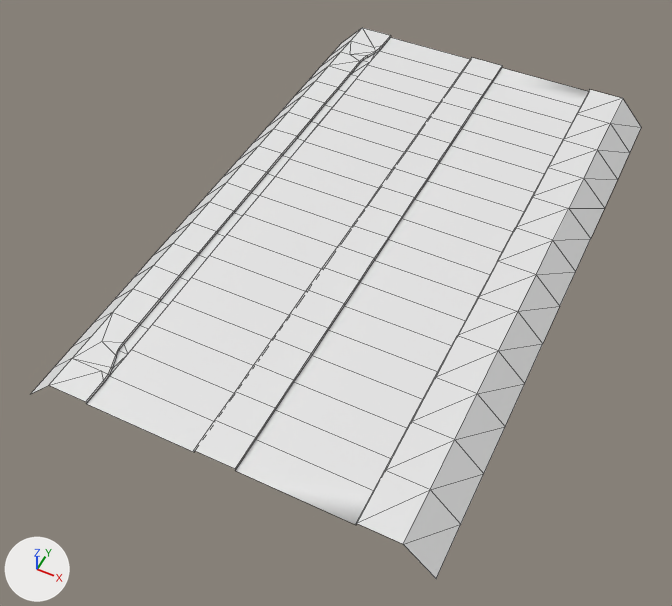
Two versions of the OBJ model Transit.Addon.RoadExtensions/Roads/Common/Meshes/32m/3mSW4mMdn/Bus.obj, one commit apart.
One viewpoint serves both versions: a camera (50 mm lens) standing at (27.6, -64.8, 65.9) and looking at (-1.4, -6.8, -6.5). The lights are fixed; the arrows at lower left show +X, +Y and +Z. Mesh edges are drawn as thin lines. Where no turn or scale is listed for an object, it has been applied to the vertices.

Names of what the first picture shows: 'Bus'.
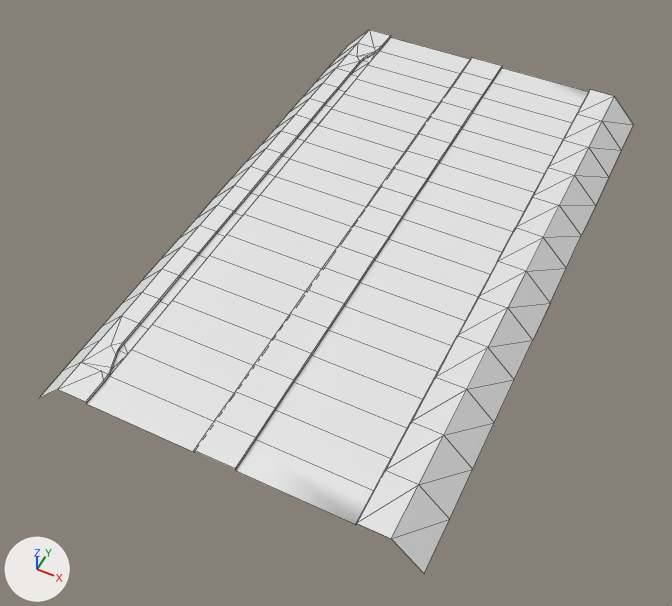
Pixel boxes [x1, y1, x2, y2] of what changed, in the pictures (672 x 606 px; the box of a moved part takes in the faces that stretch with it):
'Bus', reshaped: before [31, 28, 641, 578]; after [40, 30, 633, 573]
part 1 of me_bus, moved or reshaped: before [31, 28, 390, 402]; after [40, 30, 390, 402]
part 2 of me_bus, moved or reshaped: before [357, 90, 641, 578]; after [357, 90, 633, 573]

Edits to the bpy script that builds the scene:
```text
Change me_bus:
    where me_bus.from_pydata(...)  # 285 vertices, 266 faces; spans x -20.0..20.0, y -32.0..32.0, z -3.2..0.0
    used by ob_bus; location = (0.0, 0.0, 0.0)
    me_bus part 1: all 42 vertices in x -20.0..-15.8, y -32.0..32.0, z -3.2..0.0 are moved by (1.0, 0.0, 0.0)
    me_bus part 2: all 26 vertices in x 17.0..20.0, y -32.0..32.0, z -3.2..0.0 are moved by (-1.0, 0.0, 0.0)
```
